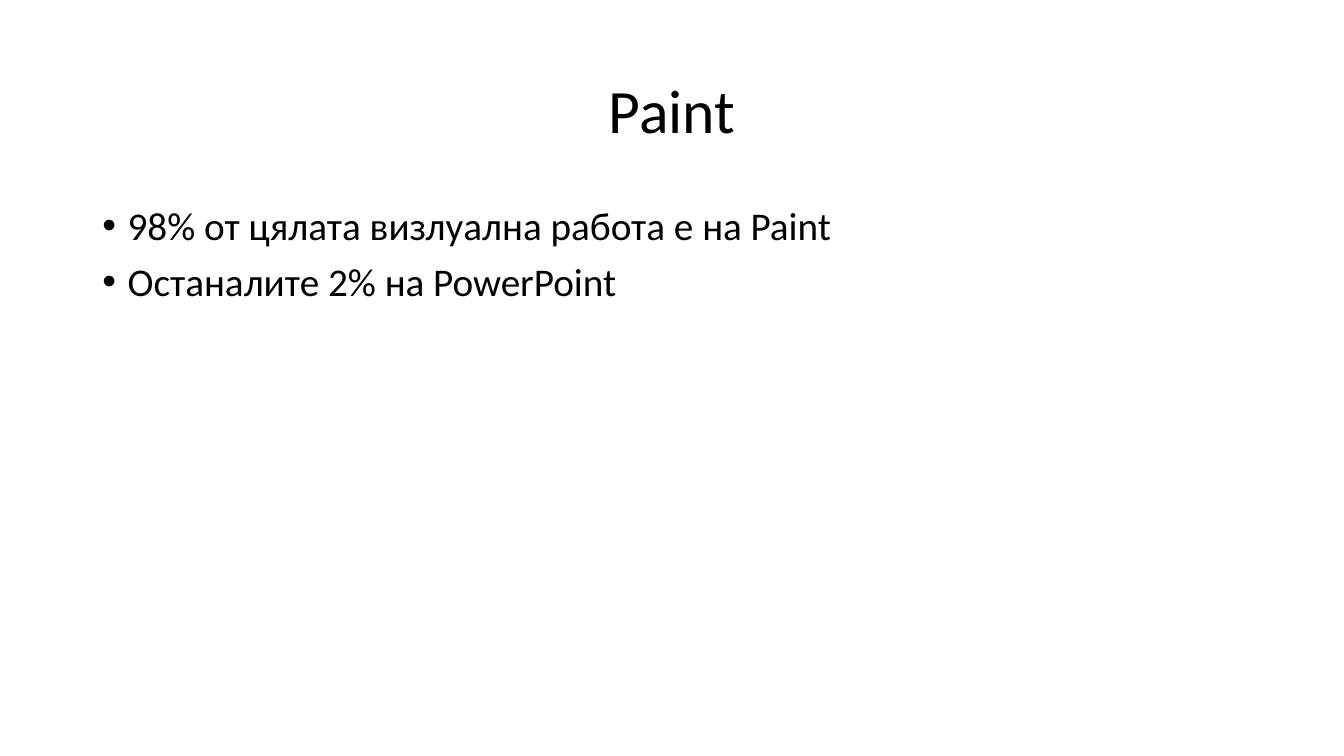
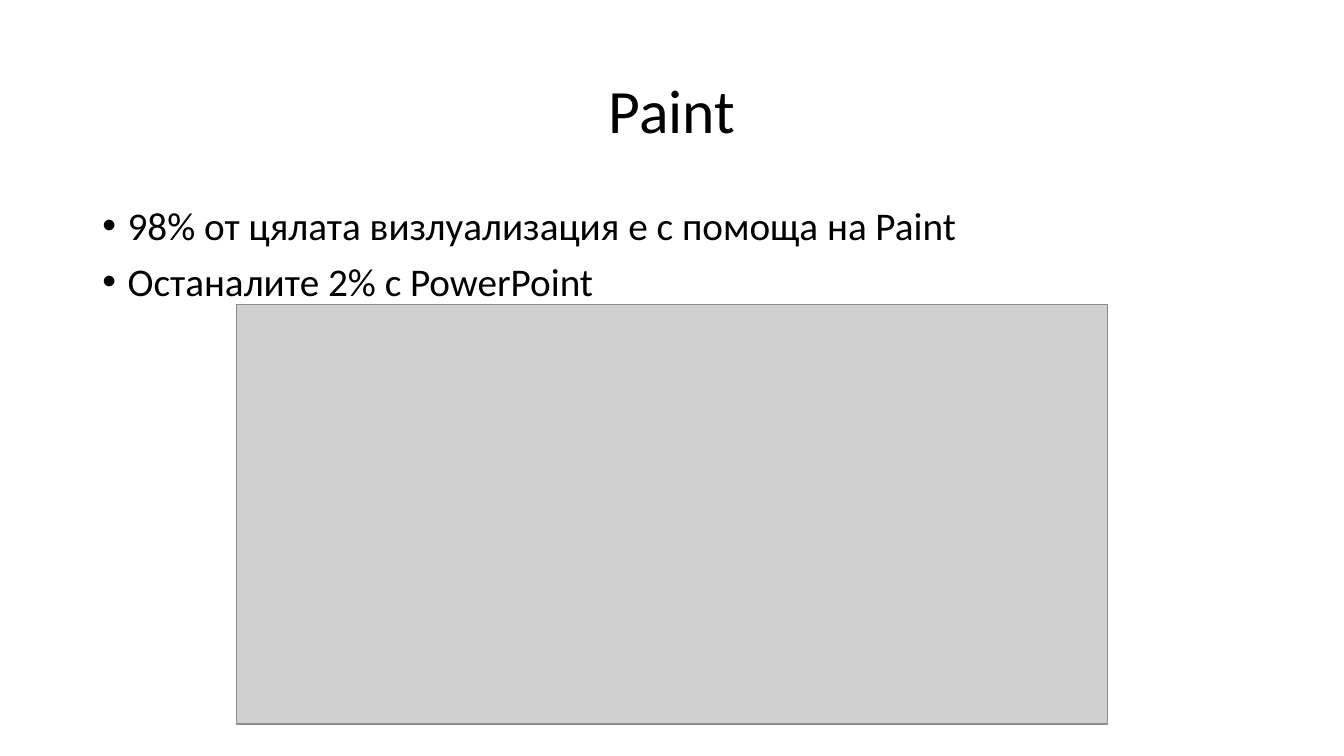
Before and after one commit to moplest/dsfsfdfds, a slide deck: slide 6 of Prezentaciq/problemiii.pptx. Drawn at 1344x756 pixels with LibreOffice and Linux fonts; fonts in the diff are those of the drawing; grey boxes stand for pictures. Boxes give left, top, right and bottom in pixels: in the first picture for what was removed or moved away, otherwise in the second. Text is boxed around its words. In the diff, an @@ line names an element or a change of style, - is before the commit and + after.

```diff
--- a/Prezentaciq/problemiii.pptx
+++ b/Prezentaciq/problemiii.pptx
@@ text at [128,213,955,306]: text changed @@
-• 98% от цялата визлуална работа е на Paint
-• Останалите 2% на PowerPoint
+• 98% от цялата визлуализация е с помоща на Paint
+• Останалите 2% с PowerPoint
@@ picture added at [236,304,1108,725] @@
```
Also in this commit, not shown: 2 other slides changed, 5 slides added, 8 other files.
